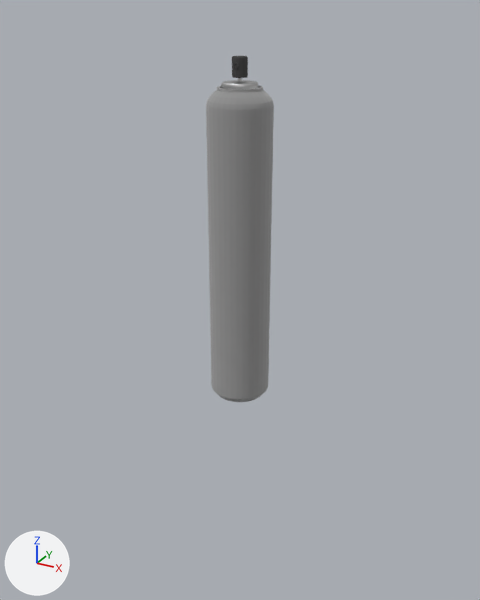
One commit to the glTF model models/weapons/hairspray.glb: the scene before it, then after it.
Before and after are seen from a 50 mm camera at (0.254, -0.462, 0.193) aimed at (-0.004, 0.008, -0.042). The axes (+X, +Y, +Z) are drawn at lower left. The lights are the same throughout.
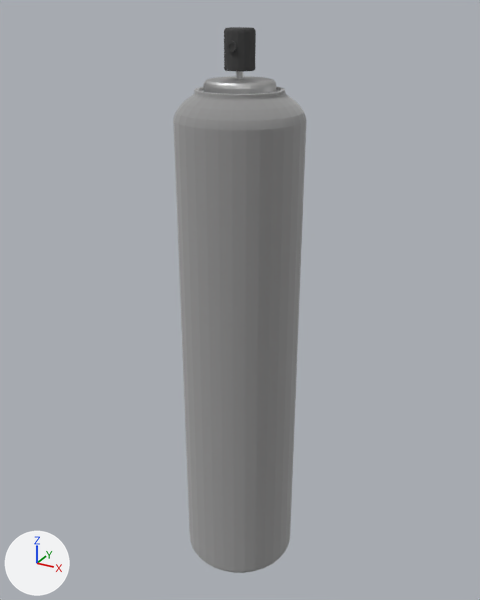
Commit message: Some minor modifications to the hairspray

Changed parts and their boxes (x1, y1, x2, y2) in the pictures (480 x 600 px):
```json
{"object": "Cylinder", "change": "moved, rescaled", "before": [206, 86, 274, 402], "after": [173, 87, 306, 573], "on screen": "94% wider, 54% taller"}
{"object": "Cylinder.002", "change": "moved, rescaled", "before": [232, 56, 248, 78], "after": [224, 27, 256, 71], "on screen": "94% wider, 96% taller"}
{"object": "Cylinder.001", "change": "moved, rescaled", "before": [221, 78, 258, 89], "after": [203, 71, 276, 94], "on screen": "95% wider, 100% taller"}
```

Scene script edits in JSON lines:
```json
{"op": "set", "path": "ob_cylinder.location", "old": "(0.0, 0.0, 0.0)", "new": "(0.0, 0.0, -0.0942)"}
{"op": "set", "path": "ob_cylinder.scale", "old": "(1.0, 1.0, 1.0)", "new": "(1.97, 1.97, 1.67)"}
{"op": "set", "path": "ob_cylinder_001.location", "old": "(0.0, 0.0, 0.1395)", "new": "(0.0, 0.0, 0.1389)"}
{"op": "set", "path": "ob_cylinder_001.scale", "old": "(1.0, 1.0, 1.0)", "new": "(1.97, 1.97, 1.97)"}
{"op": "set", "path": "ob_cylinder_002.location", "old": "(0.0, -0.0001, 0.1528)", "new": "(0.0, -0.0001, 0.1651)"}
{"op": "set", "path": "ob_cylinder_002.scale", "old": "(0.744, 0.744, 1.0)", "new": "(1.46, 1.46, 1.97)"}
```
